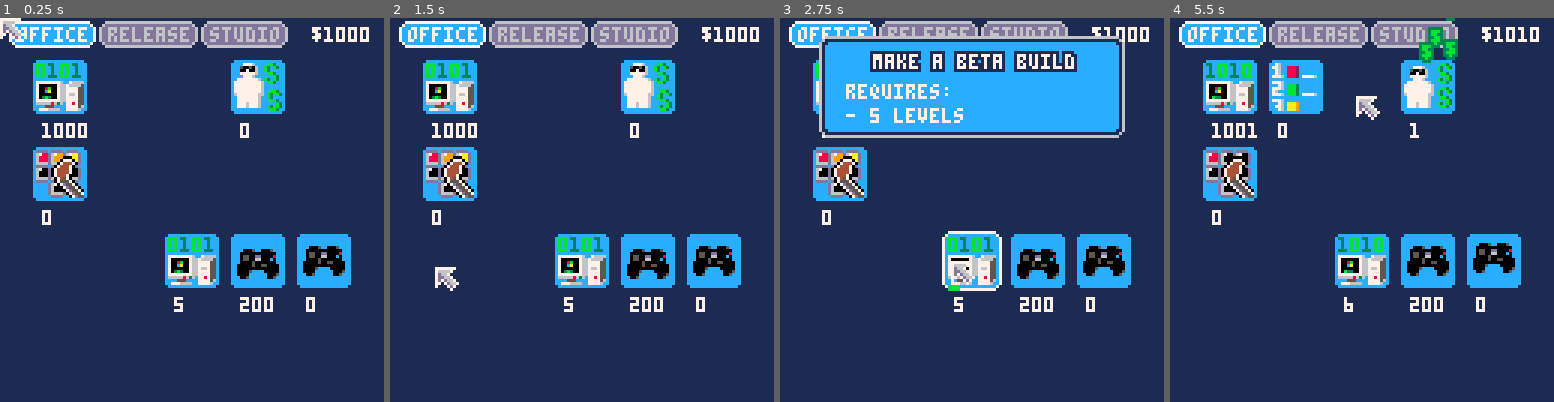
Above: before the commit, frames 1-4 (left to right).
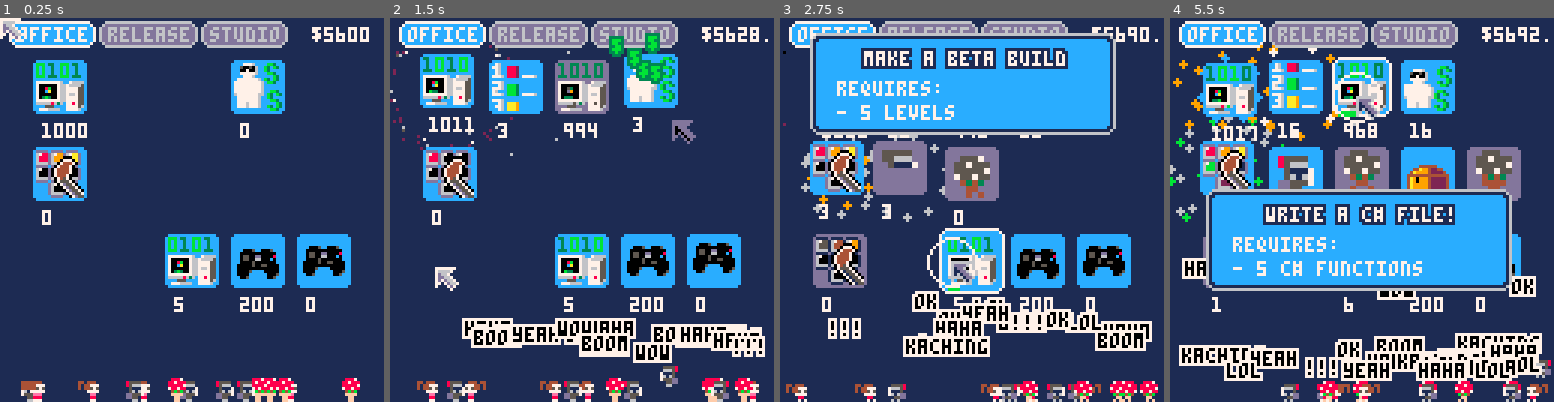
Above: after the commit, the same moments.

Repository: wesen/carts
Game: PICO-8 cartridge games/gamedevgame/gamedevgame.p8
Same seed, same stepped clock (60 frames per second), same inputs: the game is played once before the commit and once after it.
Inputs (mouse positions are in pixels of both pictures, inside the frame that each line leads up to):
- Up to frame 1 (0.25 s): no input
- Up to frame 2 (1.5 s): click (670, 121) at 0.67 s; click (436, 267) at 1.22 s
- Up to frame 3 (2.75 s): click (887, 114) at 1.77 s; click (952, 259) at 2.32 s
- Up to frame 4 (5.5 s): click (1404, 106) at 2.87 s; click (1465, 256) at 3.42 s; click (1231, 102) at 3.97 s; click (1292, 248) at 4.52 s; click (1354, 94) at 5.07 s

The runs differ from the first frame. In frame 1, 2.3% of the frame differs, in the area x 5-94%, y 2-100%; in frame 2, 18%; in frame 3, 26%; in frame 4, 41%, in the area x 0-100%, y 0-100%.

Commit message:
Limit number of workers and particles on screen

Diff:
--- a/games/gamedevgame/button.lua
+++ b/games/gamedevgame/button.lua
@@ -31,9 +31,9 @@
  if self:is_visible() then
   if self:should_blink() then
    if frame(12,2)==0 then
-    draw_rounded_rect2(x-1,y-1,w+2,h+2,bg,bg,fg)
+    draw_rounded_rect2(x-1,y-1,w+2,h+2,bg,bg,7)
    else
-    draw_rounded_rect2(x,y,w,h,bg,bg,fg)
+    draw_rounded_rect2(x,y,w,h,bg,bg,7)
    end
   else
    draw_rounded_rect2(x,y,w,h,bg,bg,fg)
--- a/games/gamedevgame/gamedevgame.p8
+++ b/games/gamedevgame/gamedevgame.p8
@@ -519,6 +519,7 @@
  self.val=val
  self.t=0
  self.lifetime=1
+ if (#glb_particles>20) return
  add(glb_particles,self)
 end)
 
@@ -584,6 +585,8 @@
  {11,3,6,1}
 }
 function make_pwrup_explosion(x,y,explode)
+ if (#glb_pwrup_particles>80) return
+
  local radius=20
  local off=mrnd(1)
  local cols=rnd_elt(pwrup_colors)
@@ -680,9 +683,9 @@
  if self:is_visible() then
   if self:should_blink() then
    if frame(12,2)==0 then
-    draw_rounded_rect2(x-1,y-1,w+2,h+2,bg,bg,fg)
+    draw_rounded_rect2(x-1,y-1,w+2,h+2,bg,bg,7)
    else
-    draw_rounded_rect2(x,y,w,h,bg,bg,fg)
+    draw_rounded_rect2(x,y,w,h,bg,bg,7)
    end
   else
    draw_rounded_rect2(x,y,w,h,bg,bg,fg)
@@ -853,8 +856,12 @@
  for _,k in pairs(self.resources) do
   k:draw()
  end
- for _,k in pairs(self.workers) do
+ local i=1
+ for j=#self.workers,0,-1 do
+  local k=self.workers[j]
   k:draw()
+  i+=1
+  if (i>30) break
  end
  print("$"..tostr(self.money),104,3)
 end
@@ -1500,7 +1507,9 @@
 function cls_worker:draw()
  if self:is_visible() then
   spr(self.spr+frame(8,2),self.x,self.y,1,1,self.dir<0)
-  -- spr(self.spr+frame(8,3),self.x,120,8,8,self.dir>0)
+  return true
+ else
+  return false
  end
 end
 
@@ -1792,7 +1801,7 @@
  if glb_debug then
   res_loc.count=1000
   glb_timescale=1
-  glb_resource_manager.money=1000
+  glb_resource_manager.money=10000
   res_csharp_file.count=1000
   res_csharp_file.created=true
   res_level.count=50
@@ -1807,6 +1816,12 @@
   res_youtube.count=5
   res_twitch.count=5
   res_tweet.count=5
+
+   for i=1,80 do
+  for _,v in pairs(glb_hire_workers) do
+    v:hire()
+   end
+  end
  else
   glb_resource_manager.money=0
  end
--- a/games/gamedevgame/main.lua
+++ b/games/gamedevgame/main.lua
@@ -3,7 +3,7 @@
  if glb_debug then
   res_loc.count=1000
   glb_timescale=1
-  glb_resource_manager.money=1000
+  glb_resource_manager.money=10000
   res_csharp_file.count=1000
   res_csharp_file.created=true
   res_level.count=50
@@ -18,6 +18,12 @@
   res_youtube.count=5
   res_twitch.count=5
   res_tweet.count=5
+
+   for i=1,80 do
+  for _,v in pairs(glb_hire_workers) do
+    v:hire()
+   end
+  end
  else
   glb_resource_manager.money=0
  end
--- a/games/gamedevgame/particle.lua
+++ b/games/gamedevgame/particle.lua
@@ -61,6 +61,7 @@
  self.val=val
  self.t=0
  self.lifetime=1
+ if (#glb_particles>20) return
  add(glb_particles,self)
 end)
 
@@ -126,6 +127,8 @@
  {11,3,6,1}
 }
 function make_pwrup_explosion(x,y,explode)
+ if (#glb_pwrup_particles>80) return
+
  local radius=20
  local off=mrnd(1)
  local cols=rnd_elt(pwrup_colors)
--- a/games/gamedevgame/resourcemanager.lua
+++ b/games/gamedevgame/resourcemanager.lua
@@ -22,8 +22,12 @@
  for _,k in pairs(self.resources) do
   k:draw()
  end
- for _,k in pairs(self.workers) do
+ local i=1
+ for j=#self.workers,0,-1 do
+  local k=self.workers[j]
   k:draw()
+  i+=1
+  if (i>30) break
  end
  print("$"..tostr(self.money),104,3)
 end
--- a/games/gamedevgame/worker.lua
+++ b/games/gamedevgame/worker.lua
@@ -59,7 +59,9 @@
 function cls_worker:draw()
  if self:is_visible() then
   spr(self.spr+frame(8,2),self.x,self.y,1,1,self.dir<0)
-  -- spr(self.spr+frame(8,3),self.x,120,8,8,self.dir>0)
+  return true
+ else
+  return false
  end
 end
 
